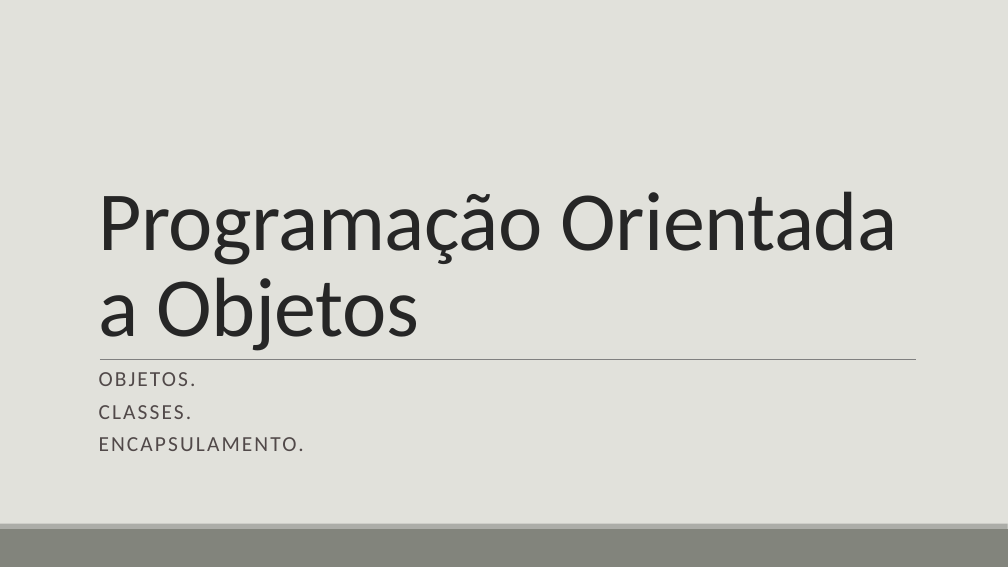
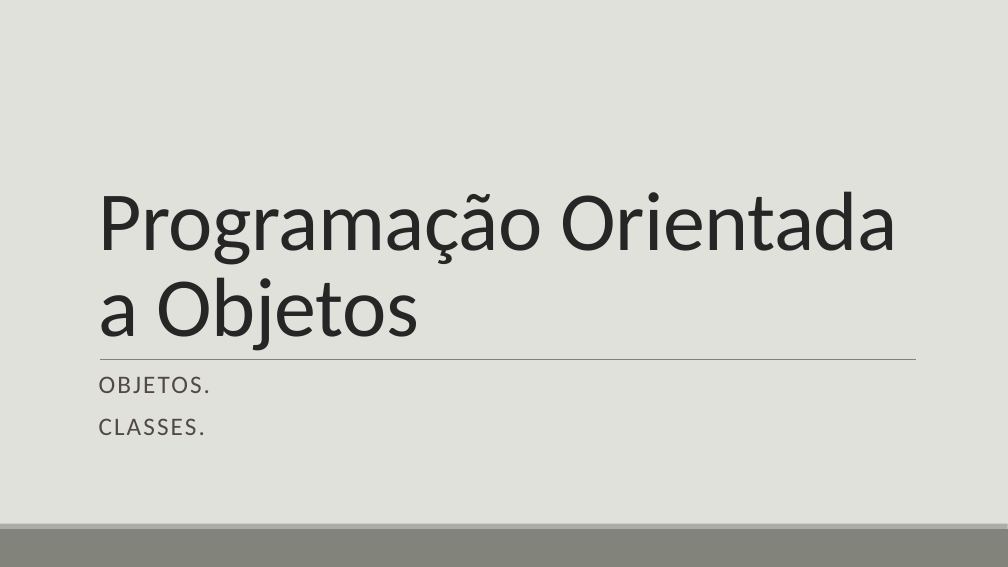
Before and after one commit to LucasHerculanoAmaro/Minhas-Aulas, a slide deck: slide 1 of Euripedes Simões de Paula/Java/Programação Orientada a Objetos/Programação Orientada a Objetos.pptx. Drawn at 1008x567 pixels with LibreOffice and Linux fonts; fonts in the diff are those of the drawing. Boxes give left, top, right and bottom in pixels: in the first picture for what was removed or moved away, otherwise in the second. Text is boxed around its words. In the diff, an @@ line names an element or a change of style, - is before the commit and + after.

```diff
--- a/Euripedes Simões de Paula/Java/Programação Orientada a Objetos/Programação Orientada a Objetos.pptx
+++ b/Euripedes Simões de Paula/Java/Programação Orientada a Objetos/Programação Orientada a Objetos.pptx
@@ subtitle "OBJETOS." at box(99, 376, 211, 435): size 20.4 to 24 pt; line spacing 0.7 to 0.9 @@
@@ subtitle at box(99, 437, 304, 451): paragraph removed @@
-ENCAPSULAMENTO.
```
Also in this commit, not shown: 2 other slides changed, 15 slides added, 1 other file.
